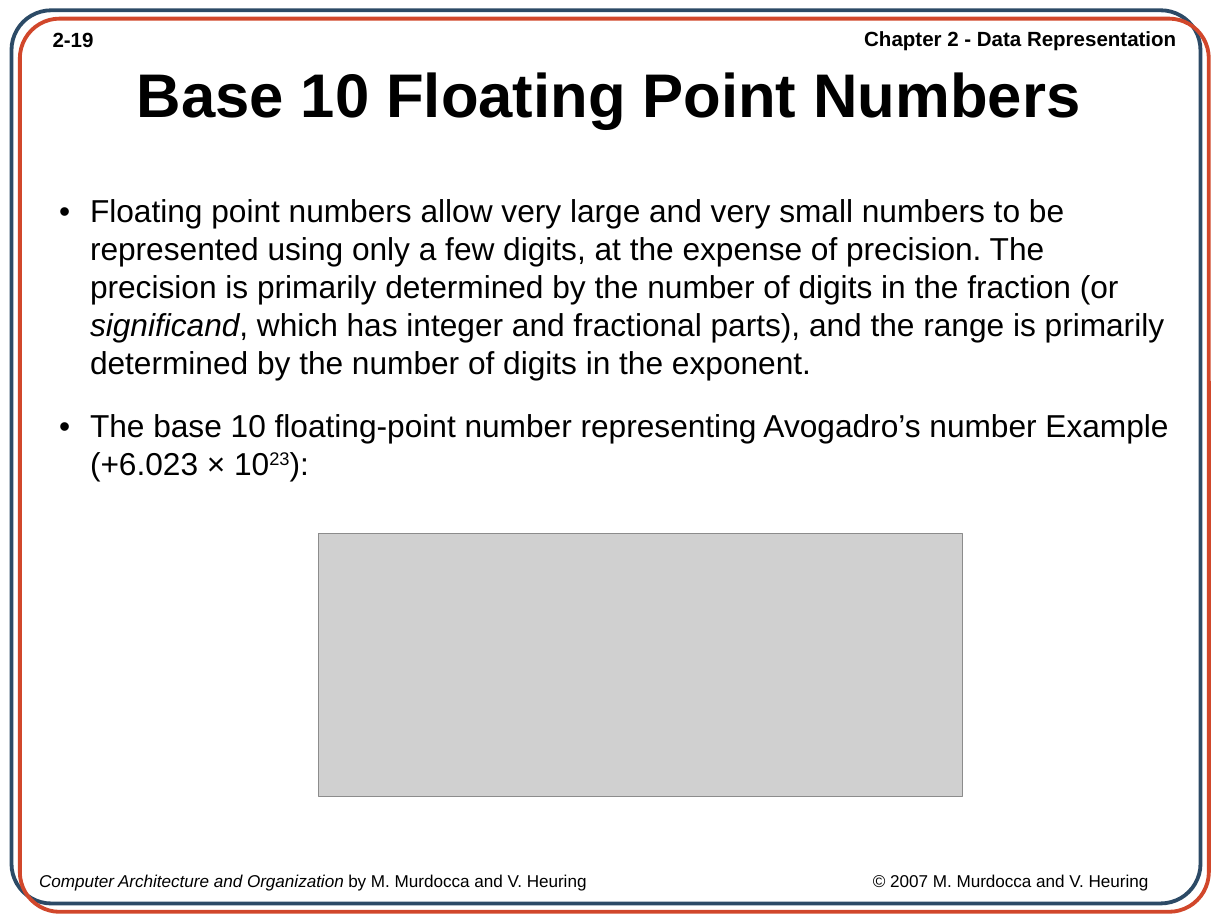
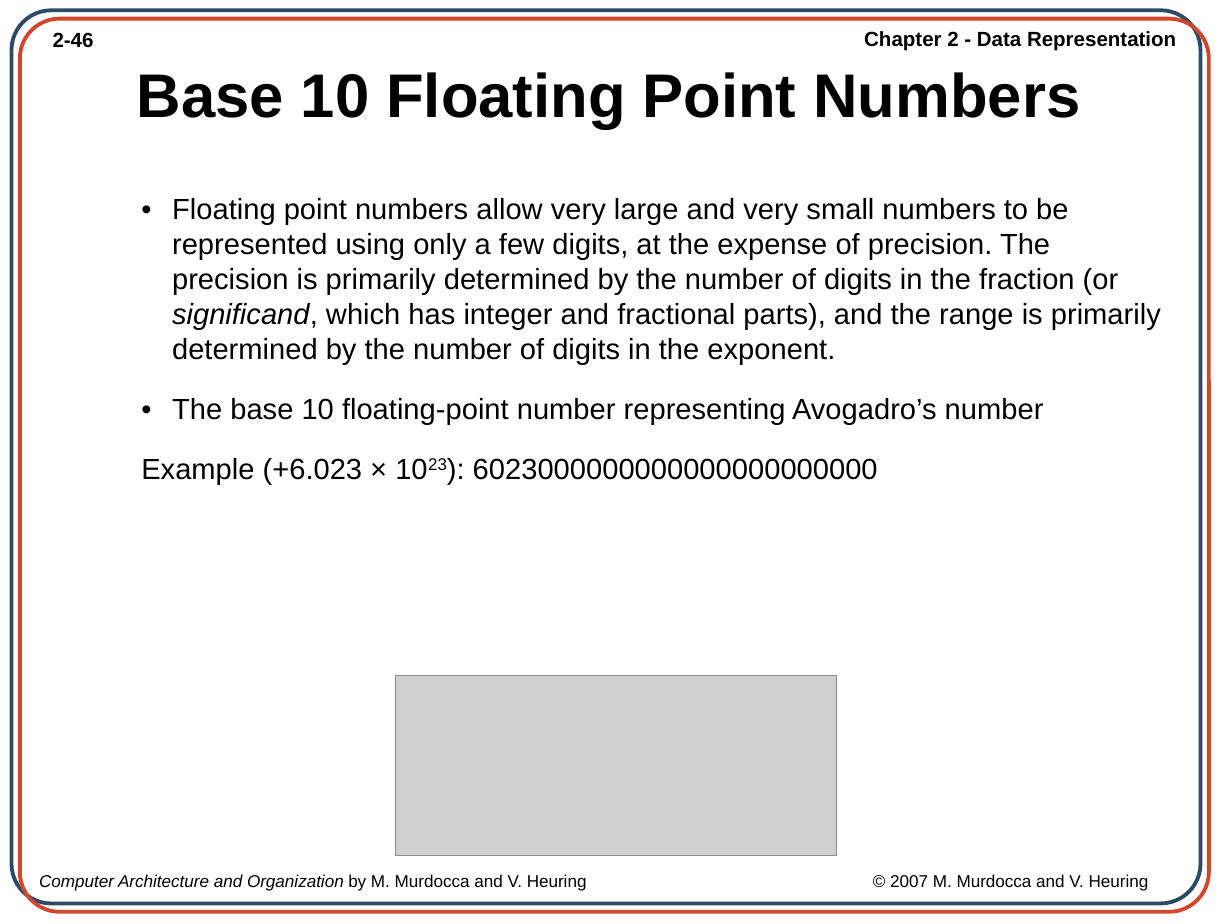
Before and after one commit to AfiqahAzahari-here/computer_organization_arch, a slide deck: slide 46 of SLIDE_NOTA/Ch02_Data Representation.ppt (slide 19 before the commit). Drawn at 1232x924 pixels with LibreOffice and Linux fonts; fonts in the diff are those of the drawing; grey boxes stand for pictures; background and template pictures are left out. Boxes give left, top, right and bottom in pixels: in the first picture for what was removed or moved away, otherwise in the second. Text is boxed around its words. In the diff, an @@ line names an element or a change of style, - is before the commit and + after.

```diff
--- a/SLIDE_NOTA/Ch02_Data Representation.ppt
+++ b/SLIDE_NOTA/Ch02_Data Representation.ppt
@@ page number at [53,32,94,48]: text changed @@
-2-19
+2-46
@@ text "• Floating point numbers allow ...": place and size @@
-text "• Floating point numbers allow ..." at [90,199,1168,481]
+text "• Floating point numbers allow ..." at [141,198,1161,484]
@@ text at [172,198,1161,364]: size 18.5 to 17 pt in "• Floating point numbers allow very large ..." @@
@@ text at [141,398,1044,484]: text changed; size 18.5 to 17 pt @@
-  • The base 10 floating-point number representing Avogadro’s number Example (+6.023 × 1023):
+  • The base 10 floating-point number representing Avogadro’s number
+  Example (+6.023 × 1023): 6023000000000000000000000
@@ picture: place and size @@
-picture at [318,533,962,796]
+picture at [395,675,837,855]
```
Also in this commit, not shown: 11 other slides changed, 33 slides added, 4 other files.
